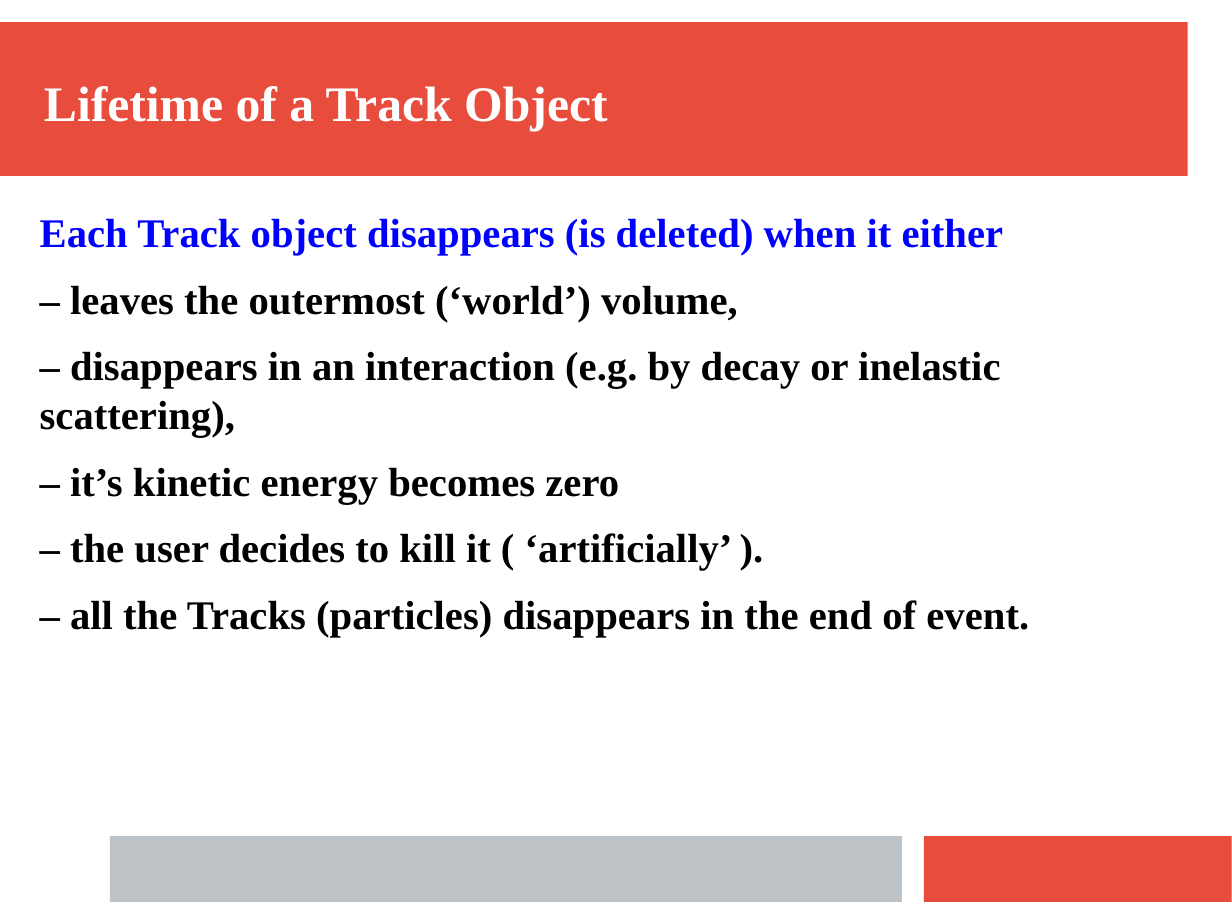
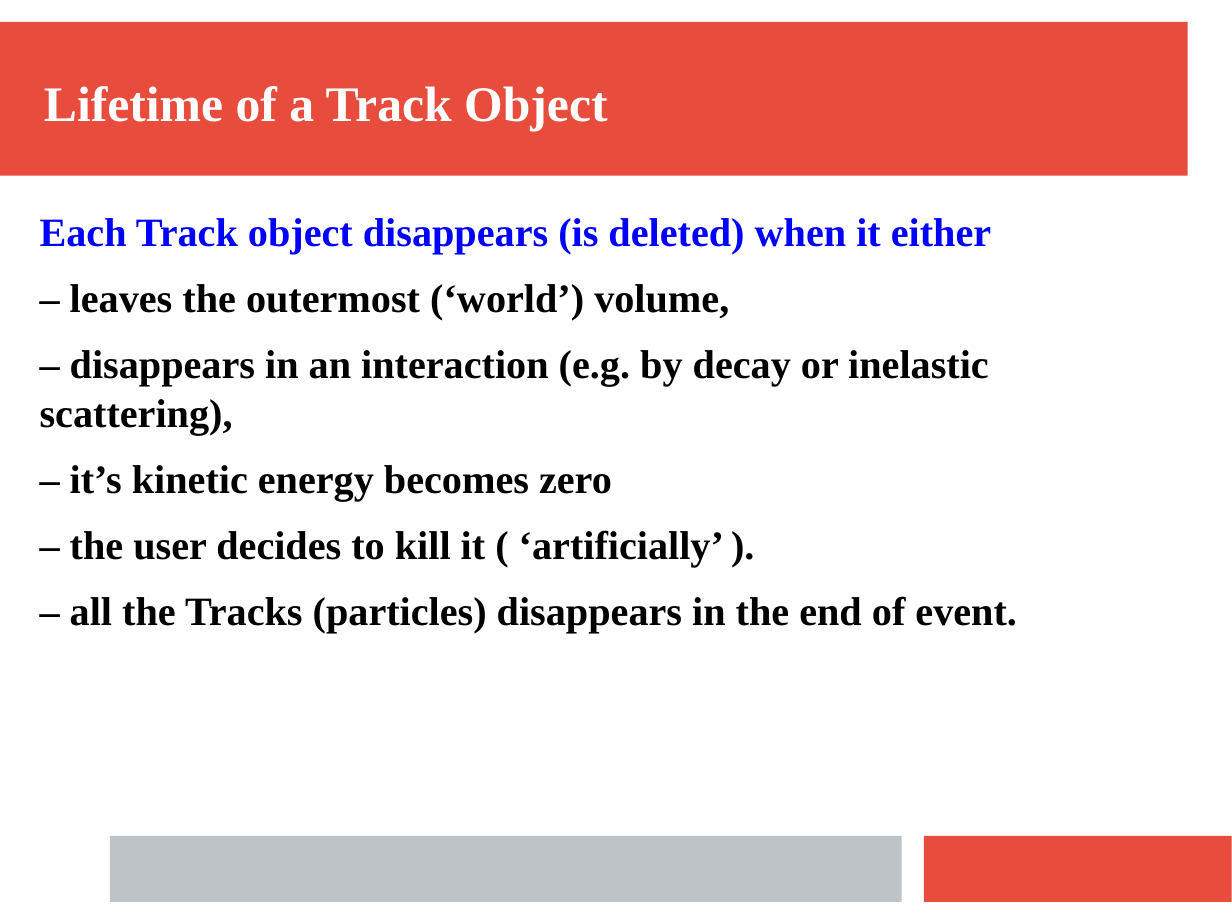
Before and after one commit to rsehgal/G4Simulations, a slide deck: slide 12 of Presentations/Tracking.pptx (slide 10 before the commit). Drawn at 1232x924 pixels with LibreOffice and Linux fonts; fonts in the diff are those of the drawing. Boxes give left, top, right and bottom in pixels: in the first picture for what was removed or moved away, otherwise in the second. Text is boxed around its words. In the diff, an @@ line names an element or a change of style, - is before the commit and + after.

Commit message:
Add few more slides to Tracking PPT

```diff
--- a/Presentations/Tracking.pptx
+++ b/Presentations/Tracking.pptx
@@ text "Each Track object disappears (is ..." at box(40, 218, 1017, 633): size 26.2 to 25.9 pt @@
```
Also in this commit, not shown: 2 other slides changed, 3 slides added, 2 other files.
